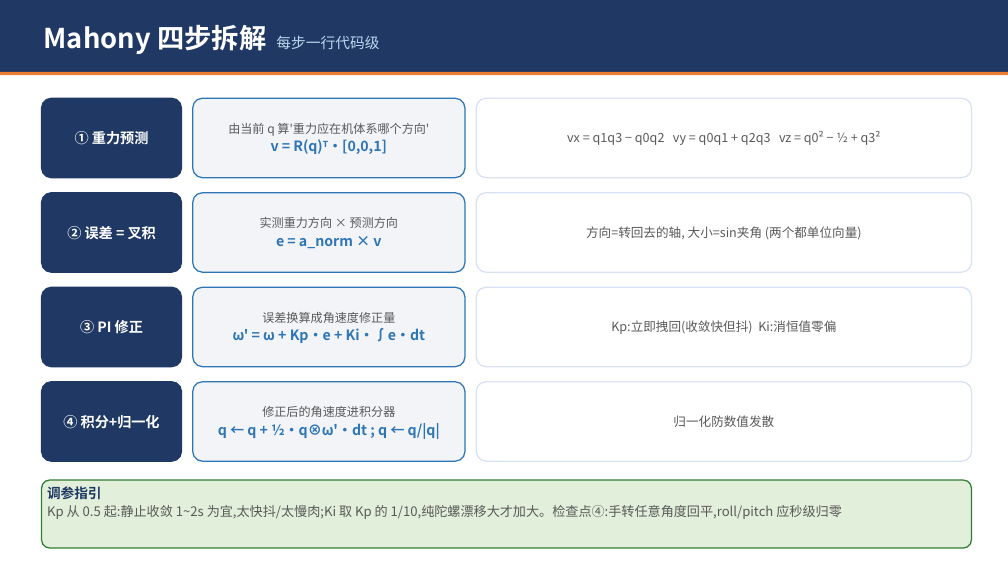
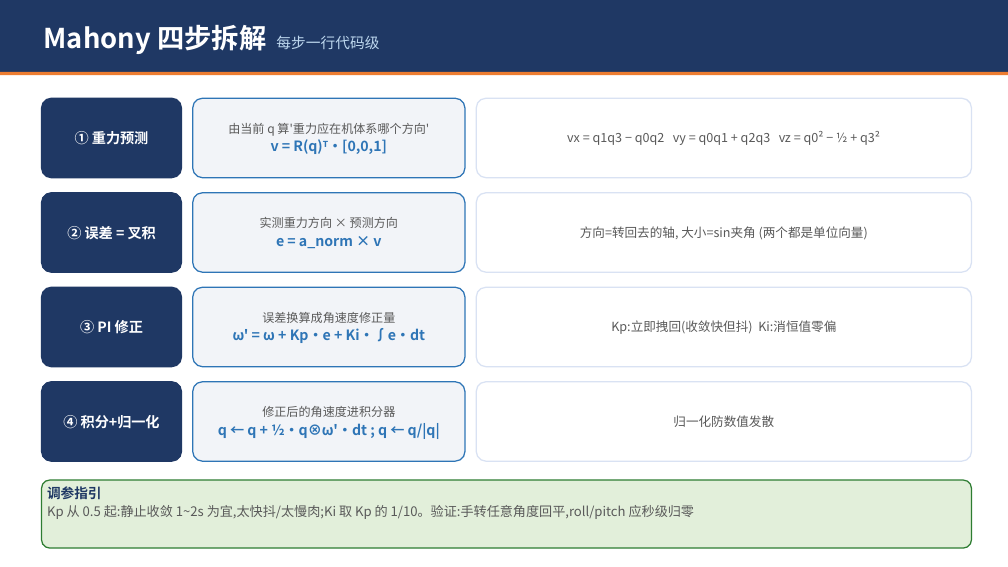
Before and after one commit to xiexiaoan147-cyber/STM32F4_Drone, a slide deck: slide 11 of Docs/四轴飞控原理分享.pptx. Drawn at 1008x567 pixels with LibreOffice and Linux fonts; fonts in the diff are those of the drawing. Boxes give left, top, right and bottom in pixels: in the first picture for what was removed or moved away, otherwise in the second. Text is boxed around its words. In the diff, an @@ line names an element or a change of style, - is before the commit and + after.

```diff
--- a/Docs/四轴飞控原理分享.pptx
+++ b/Docs/四轴飞控原理分享.pptx
@@ text in rounded rectangle at box(580, 226, 868, 240): text changed @@
-方向=转回去的轴, 大小=sin夹角 (两个都单位向量)
+方向=转回去的轴, 大小=sin夹角 (两个都是单位向量)
@@ text in rounded rectangle at box(47, 505, 695, 519): text changed @@
-Kp 从 0.5 起:静止收敛 1~2s 为宜,太快抖/太慢肉;Ki 取 Kp 的 1/10,纯陀螺漂移大才加大。检查点④:手转任意角度回平,roll/pitch 应秒级归零
+Kp 从 0.5 起:静止收敛 1~2s 为宜,太快抖/太慢肉;Ki 取 Kp 的 1/10。验证:手转任意角度回平,roll/pitch 应秒级归零
```
Also in this commit, not shown: 18 other slides changed, 4 slides added.
